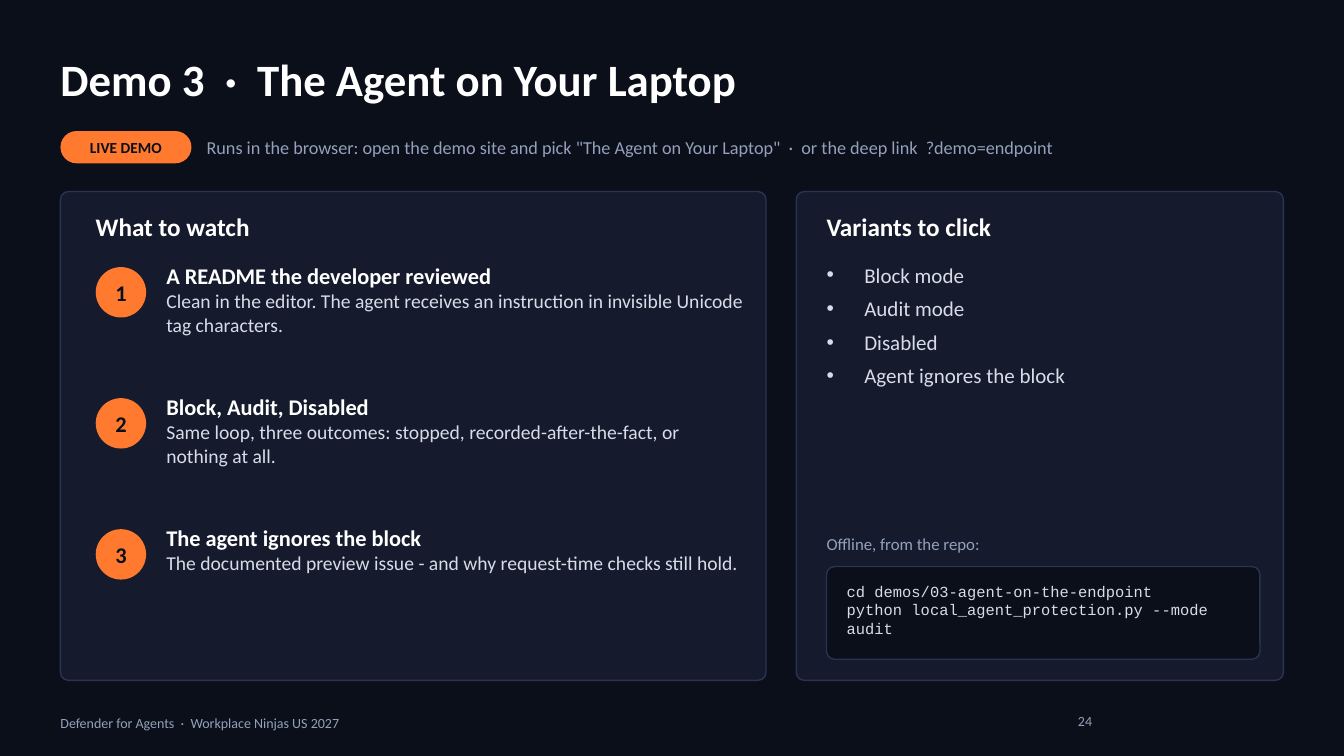
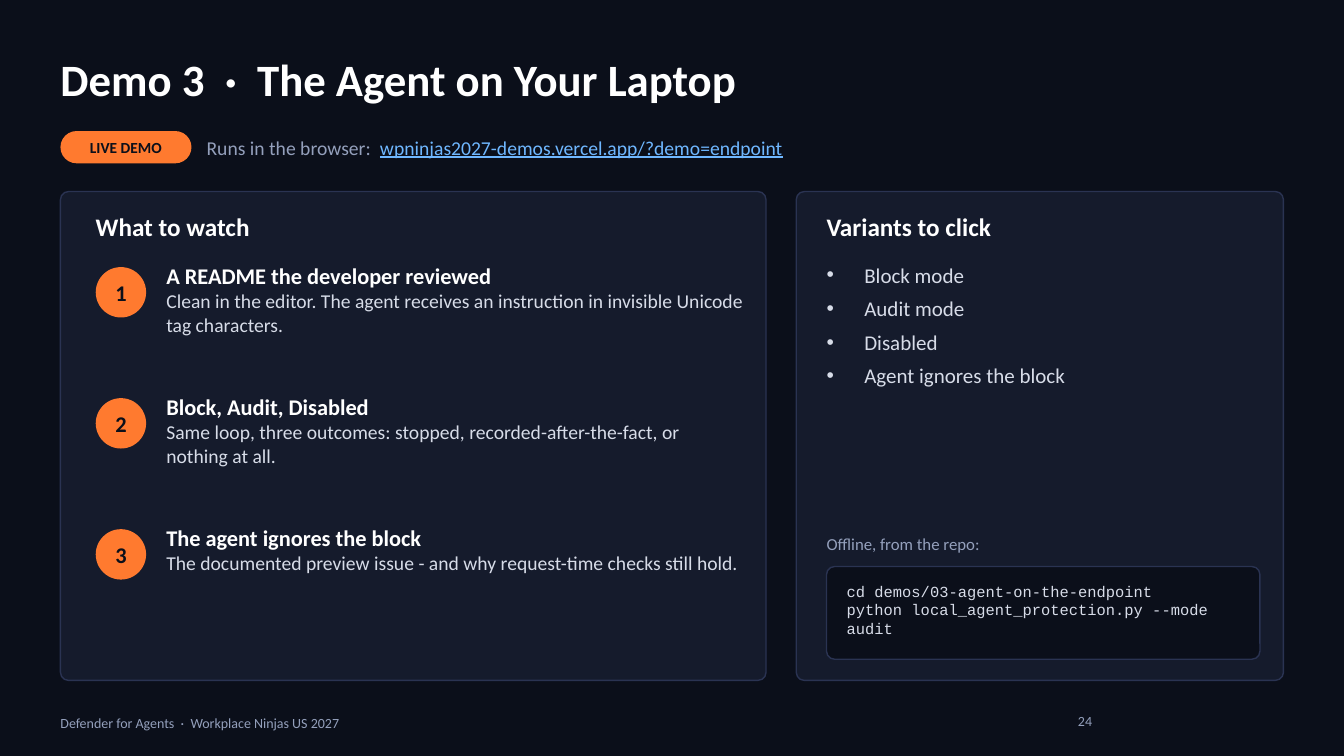
Before and after one commit to rod-trent/Conferences, a slide deck: slide 24 of WPNinjas2027/SlideDecks/Defender for Agents - WPNinjas US 2027.pptx. Drawn at 1344x756 pixels with LibreOffice and Linux fonts; fonts in the diff are those of the drawing; background and template pictures are left out. Boxes give left, top, right and bottom in pixels: in the first picture for what was removed or moved away, otherwise in the second. Text is boxed around its words. In the diff, an @@ line names an element or a change of style, - is before the commit and + after.

```diff
--- a/WPNinjas2027/SlideDecks/Defender for Agents - WPNinjas US 2027.pptx
+++ b/WPNinjas2027/SlideDecks/Defender for Agents - WPNinjas US 2027.pptx
@@ text at box(207, 141, 782, 159): text changed; size 13 to 14 pt; text colour #94A0BC to #6FB7FF @@
-Runs in the browser: open the demo site and pick "The Agent on Your Laptop" · or the deep link ?demo=endpoint
+Runs in the browser: wpninjas2027-demos.vercel.app/?demo=endpoint
```
Also in this commit, not shown: 6 other slides changed, 6 other files.
